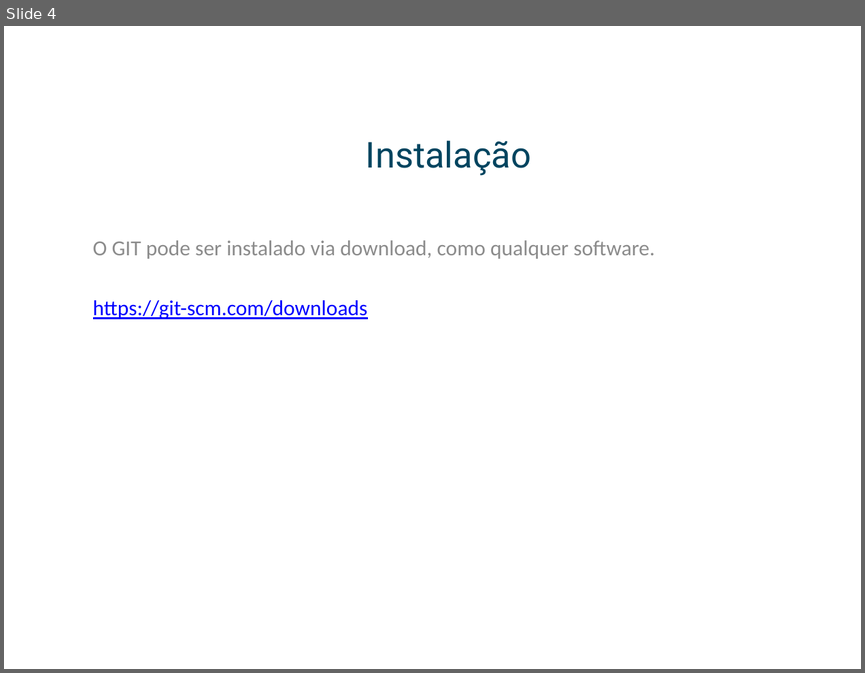
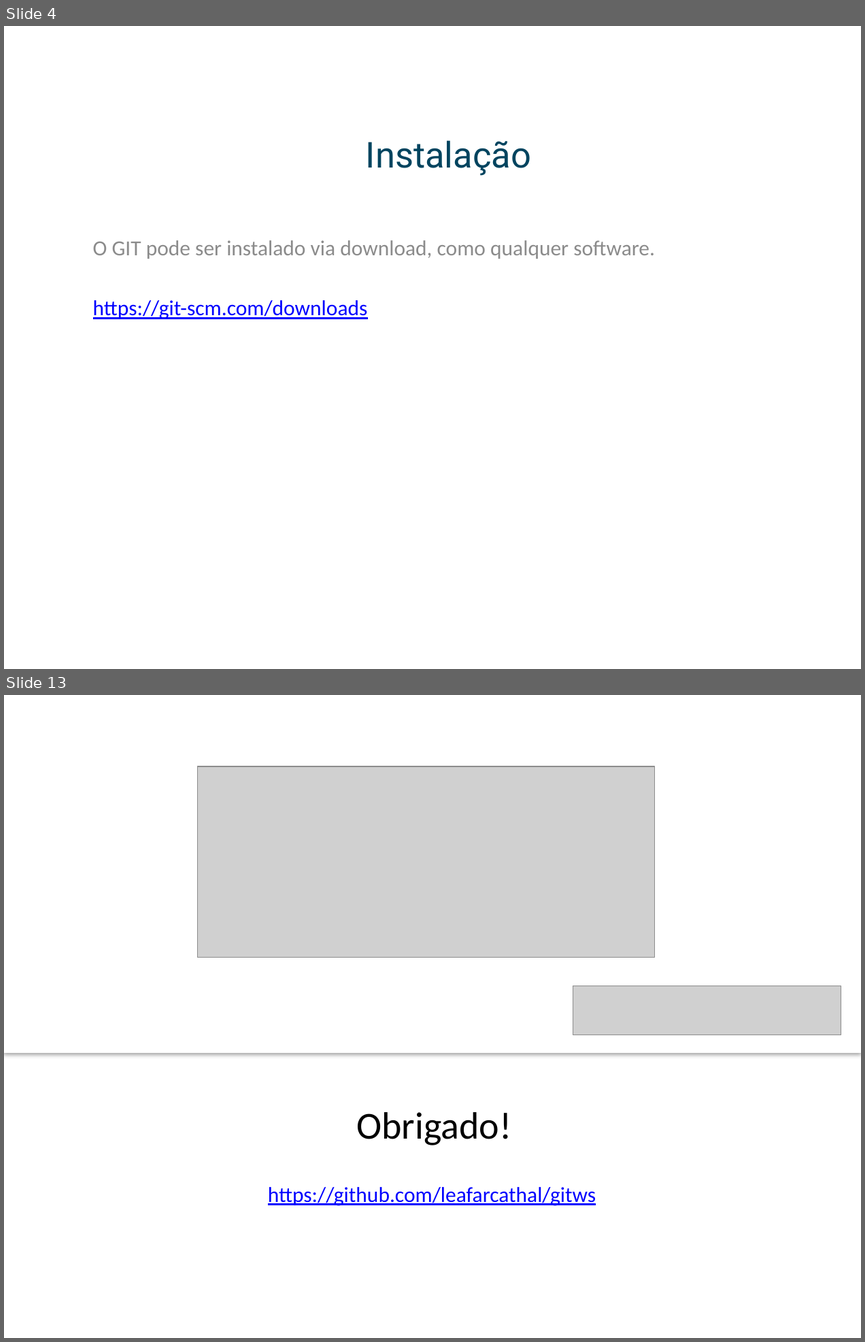
Before and after one commit to leafarcathal/gitws, a slide deck: Workshop.pptx. Shown one above the other, each under a label of ours: slide 4 before the commit, slides 4 and 13 after it; the slides between them are not shown. The pictures are 865x673 and 865x1342 pixels, drawn with LibreOffice and Linux fonts; fonts in the diff are those of the drawing; grey boxes stand for pictures; background and template pictures are left out. Boxes give left, top, right and bottom in pixels: in the first picture for what was removed or moved away, otherwise in the second. Text is boxed around its words. In the diff, an @@ line names an element or a change of style, - is before the commit and + after.

```diff
--- a/Workshop.pptx
+++ b/Workshop.pptx
@@ slide 13 added at (x1=4, y1=695, x2=861, y2=1338), background picture (left out) @@
@@ rectangle added at (x1=4, y1=695, x2=861, y2=1052), fill #FFFFFF @@
@@ picture added at (x1=198, y1=766, x2=654, y2=957) @@
@@ picture added at (x1=573, y1=985, x2=840, y2=1034) @@
@@ text added at (x1=356, y1=1112, x2=511, y2=1145), 32 pt, text #000000 @@
+Obrigado!
@@ text added at (x1=268, y1=1187, x2=596, y2=1206), 18 pt, text #0000FF, underline @@
+https://github.com/leafarcathal/gitws
```
Also in this commit, not shown: 2 slides changed, 8 other slides added, 1 slide removed.
